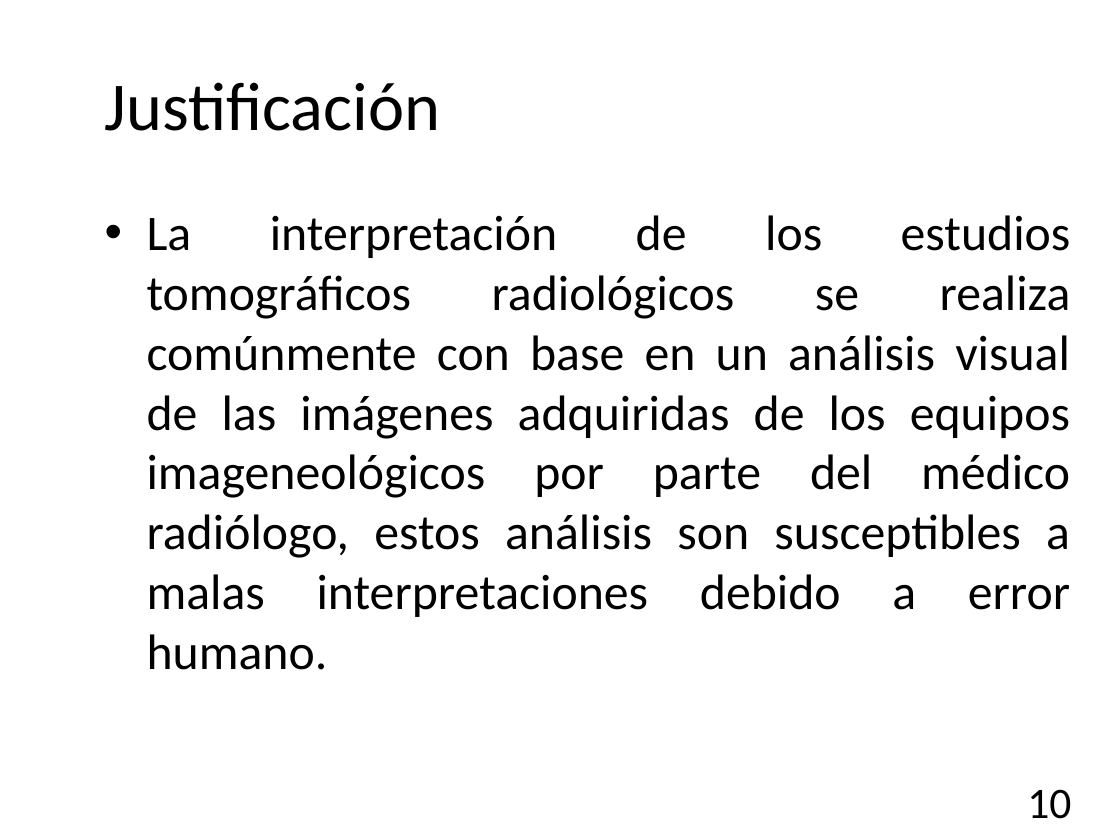
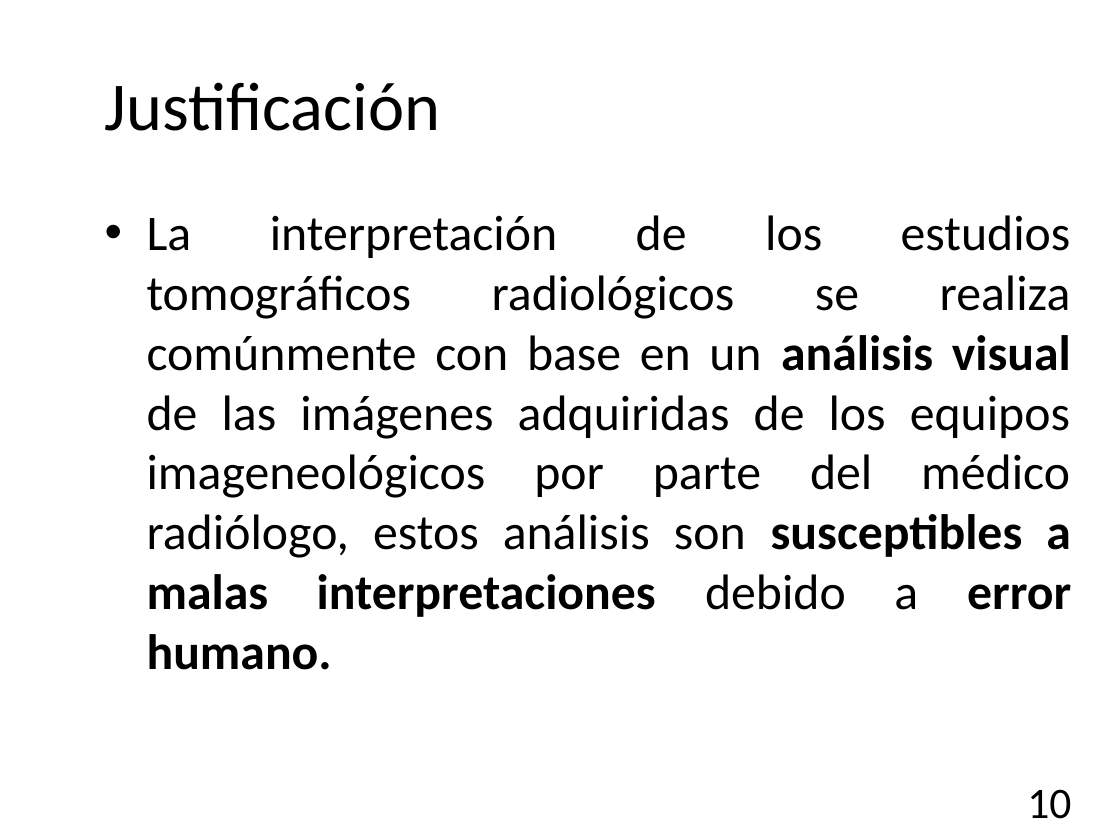
Before and after one commit to garo9521/Trabajo-Terminal, a slide deck: slide 10 of Documento/Presentación.pptx. Drawn at 1120x840 pixels with LibreOffice and Linux fonts; fonts in the diff are those of the drawing; background and template pictures are left out. Boxes give left, top, right and bottom in pixels: in the first picture for what was removed or moved away, otherwise in the second. Text is boxed around its words. In the diff, an @@ line names an element or a change of style, - is before the commit and + after.

```diff
--- a/Documento/Presentación.pptx
+++ b/Documento/Presentación.pptx
@@ text "La interpretación de los estudios ..." at <box>147,215,1071,670</box>: bold on in "análisis visual susceptibles a malas interpretaciones error ..." @@
```
Also in this commit, not shown: 8 other slides changed, 2 slides added, 1 slide removed, 17 other files.
